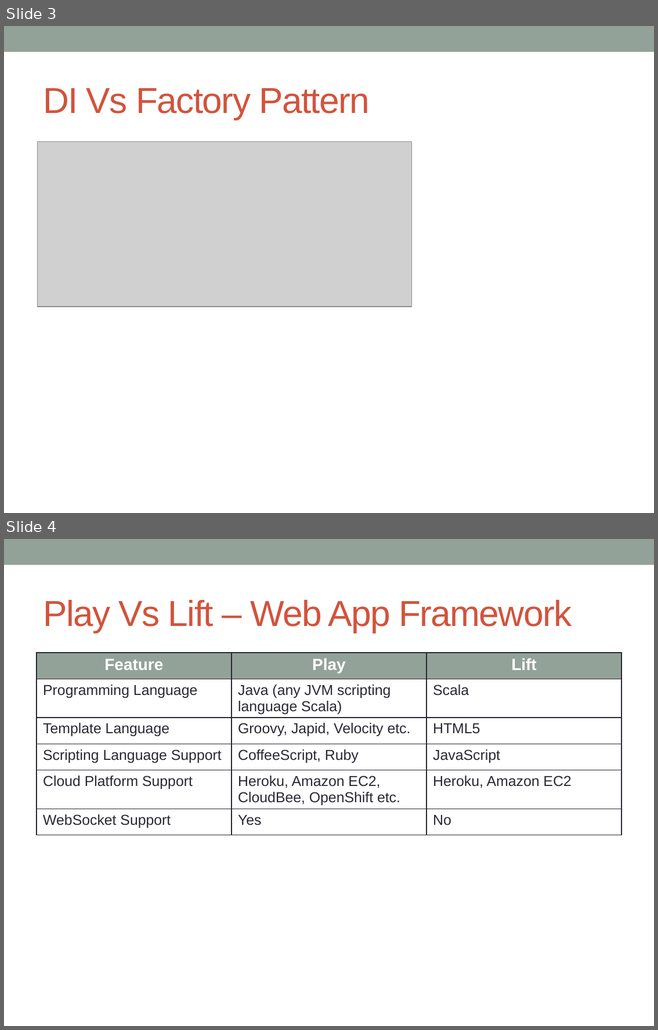
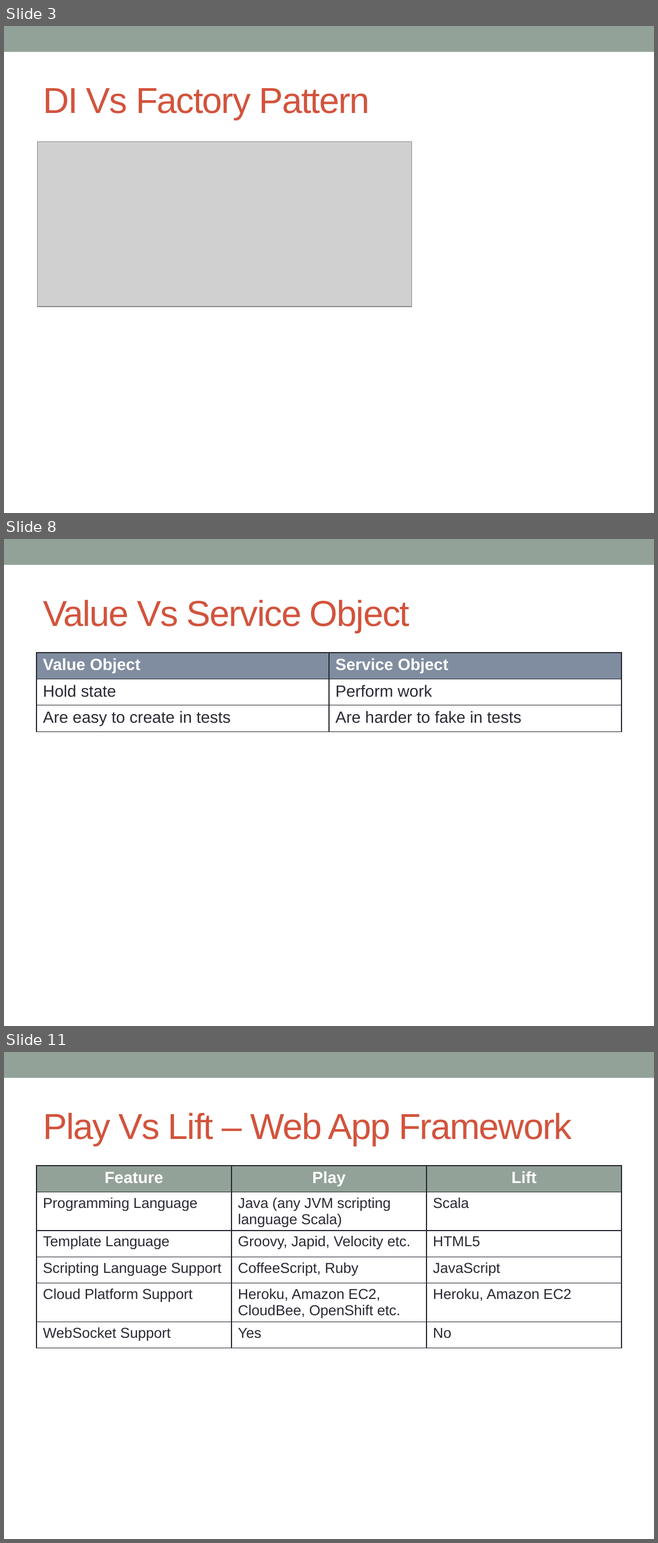
Before and after one commit to notionquest/ProjectDocumentation, a slide deck: Frameworks.pptx. Shown one above the other, each under a label of ours: slides 3 and 4 before the commit, slides 3, 8 and 11 after it; the slides between them are not shown. The pictures are 658x1030 and 658x1543 pixels, drawn with LibreOffice and Linux fonts; fonts in the diff are those of the drawing; grey boxes stand for pictures. Boxes give left, top, right and bottom in pixels: in the first picture for what was removed or moved away, otherwise in the second. Text is boxed around its words. In the diff, an @@ line names an element or a change of style, - is before the commit and + after.

```diff
--- a/Frameworks.pptx
+++ b/Frameworks.pptx
@@ slide 8 added at (4,539,654,1026), background #FFFFFF; not listed: 1 template element that a slide beside it also shows @@
@@ title added at (43,600,409,633), 40 pt, text #D2533C @@
+Value Vs Service Object
@@ table added at (36,653,621,732), 3 rows, 2 columns @@
+Value Object | Service Object
+Hold state | Perform work
+Are easy to create in tests | Are harder to fake in tests
@@ what was slide 4 is now slide 11 @@
```
Also in this commit, not shown: 2 slides changed, 6 other slides added, 5 other files.
